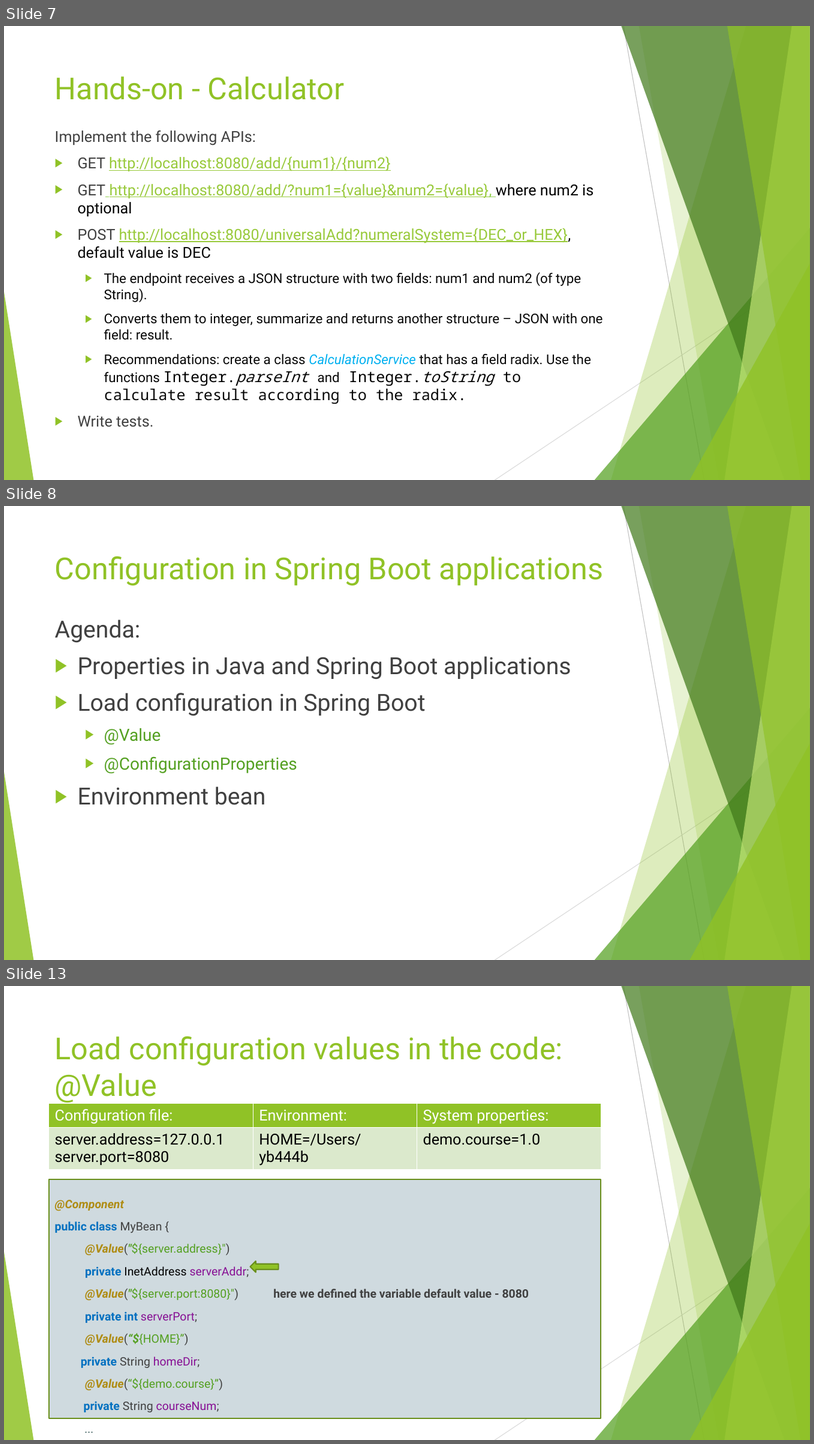
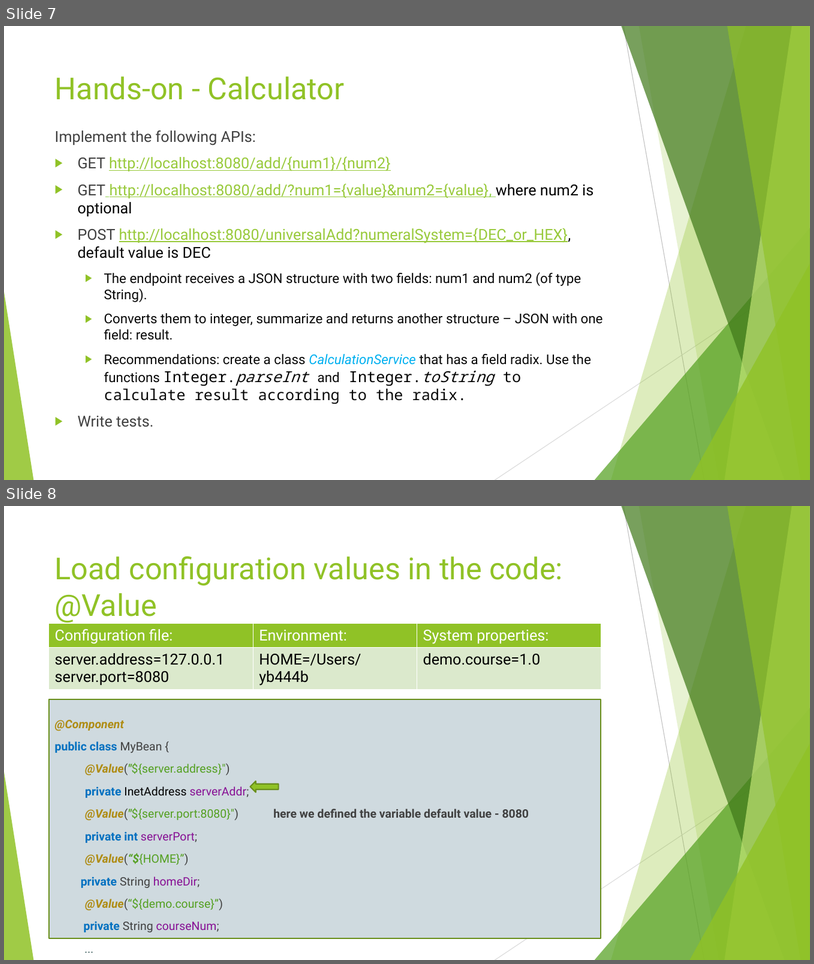
Before and after one commit to idanshal/sb-todo-app-tdp, a slide deck: course_data/presentations/practical_spring_boot_for_tdp_02.pptx. Shown one above the other, each under a label of ours: slides 7, 8 and 13 before the commit, slides 7 and 8 after it; the slides between them are not shown. The pictures are 814x1444 and 814x964 pixels, drawn with LibreOffice and Linux fonts; fonts in the diff are those of the drawing. Boxes give left, top, right and bottom in pixels: in the first picture for what was removed or moved away, otherwise in the second. Text is boxed around its words. In the diff, an @@ line names an element or a change of style, - is before the commit and + after.

Commit message:
update configuration

```diff
--- a/course_data/presentations/practical_spring_boot_for_tdp_02.pptx
+++ b/course_data/presentations/practical_spring_boot_for_tdp_02.pptx
@@ slide 8 removed at <box>4,506,810,960</box>, background #FFFFFF; not listed: 10 template elements that a slide beside it also shows @@
@@ title removed at <box>55,556,603,586</box> @@
-Configuration in Spring Boot applications
@@ text removed at <box>55,619,572,805</box> @@
-Agenda:
-▶ Properties in Java and Spring Boot applications
-▶ Load configuration in Spring Boot
-  ▶ @Value
-  ▶ @ConfigurationProperties
-▶ Environment bean
@@ what was slide 13 is now slide 8 @@
```
Also in this commit, not shown: 4 other slides removed, 8 other files.
